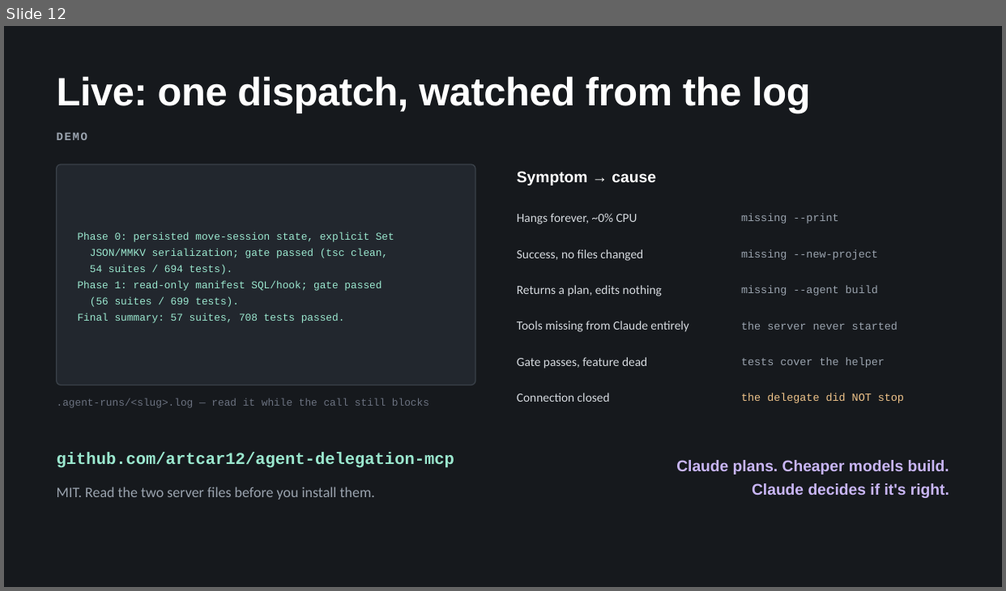
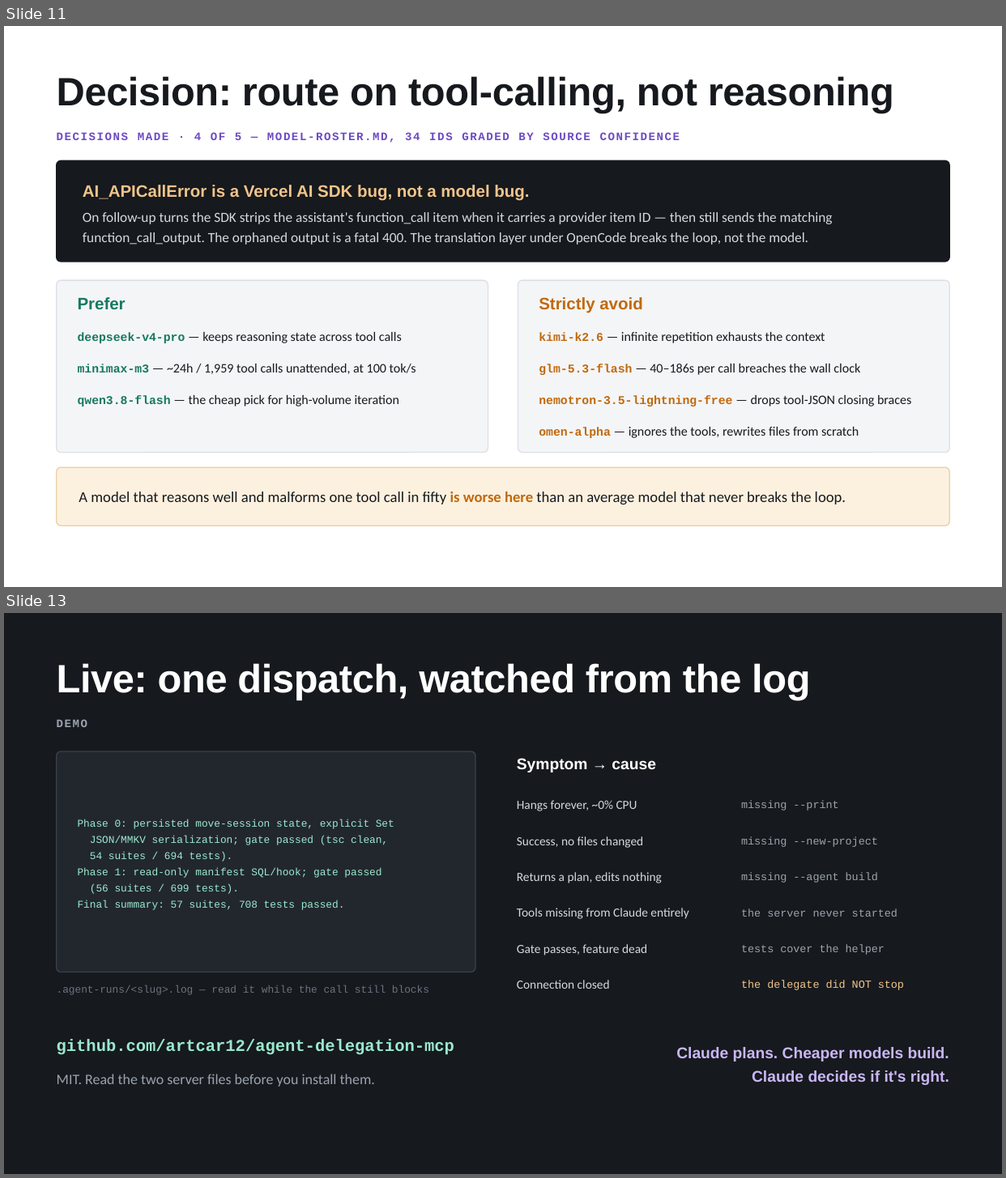
Before and after one commit to artcar12/agent-delegation-mcp, a slide deck: docs/agent-delegation-mcp.pptx. Shown one above the other, each under a label of ours: slide 12 before the commit, slides 11 and 13 after it; the slides between them are not shown. The pictures are 1006x591 and 1006x1178 pixels, drawn with LibreOffice and Linux fonts; fonts in the diff are those of the drawing. Boxes give left, top, right and bottom in pixels: in the first picture for what was removed or moved away, otherwise in the second. Text is boxed around its words. In the diff, an @@ line names an element or a change of style, - is before the commit and + after.

```diff
--- a/docs/agent-delegation-mcp.pptx
+++ b/docs/agent-delegation-mcp.pptx
@@ slide 11 added at <box>4,26,1002,587</box>, background #FFFFFF @@
@@ text added at <box>57,76,894,113</box>, 38 pt, text #16191D, bold @@
+Decision: route on tool-calling, not reasoning
@@ text added at <box>57,132,680,143</box>, 11 pt, text #6D4AC4, bold @@
+DECISIONS MADE · 4 OF 5 — MODEL-ROSTER.MD, 34 IDS GRADED BY SOURCE CONFIDENCE
@@ rounded rectangle added at <box>57,160,949,262</box>, fill #16191D, outline #16191D 1 pt @@
@@ text added at <box>83,185,833,245</box>, 13.5 pt, text #D5D9DE @@
+AI_APICallError is a Vercel AI SDK bug, not a model bug.
+On follow-up turns the SDK strips the assistant's function_call item when it carries a provider item ID — then still sends the matching function_call_output. The orphaned output is a fatal 400. The translation layer under OpenCode breaks the loop, not the model.
@@ rounded rectangle added at <box>57,280,488,453</box>, fill #F4F5F7, outline #DCE0E6 1 pt @@
@@ rounded rectangle added at <box>518,280,950,453</box>, fill #F4F5F7, outline #DCE0E6 1 pt @@
@@ text added at <box>78,297,126,310</box>, 16 pt, text #17795E, bold @@
+Prefer
@@ text added at <box>539,297,642,314</box>, 16 pt, text #C1690C, bold @@
+Strictly avoid
@@ text added at <box>78,332,402,344</box>, 12.5 pt, text #16191D @@
+deepseek-v4-pro — keeps reasoning state across tool calls
@@ text added at <box>539,332,825,344</box>, 12.5 pt, text #16191D @@
+kimi-k2.6 — infinite repetition exhausts the context
@@ text added at <box>78,364,416,374</box>, 12.5 pt, text #16191D @@
+minimax-m3 — ~24h / 1,959 tool calls unattended, at 100 tok/s
@@ text added at <box>539,364,860,375</box>, 12.5 pt, text #16191D @@
+glm-5.3-flash — 40–186s per call breaches the wall clock
@@ text added at <box>78,395,399,407</box>, 12.5 pt, text #16191D @@
+qwen3.8-flash — the cheap pick for high-volume iteration
@@ text added at <box>539,395,911,407</box>, 12.5 pt, text #16191D @@
+nemotron-3.5-lightning-free — drops tool-JSON closing braces
@@ text added at <box>539,427,859,438</box>, 12.5 pt, text #16191D @@
+omen-alpha — ignores the tools, rewrites files from scratch
@@ rounded rectangle added at <box>57,467,949,526</box>, fill #FCF1DF, outline #EBCFA4 1 pt @@
@@ text added at <box>79,492,846,505</box>, 14.5 pt, text #16191D @@
+A model that reasons well and malforms one tool call in fifty is worse here than an average model that never breaks the loop.
@@ what was slide 12 is now slide 13 @@
```
Also in this commit, not shown: 4 slides changed.
